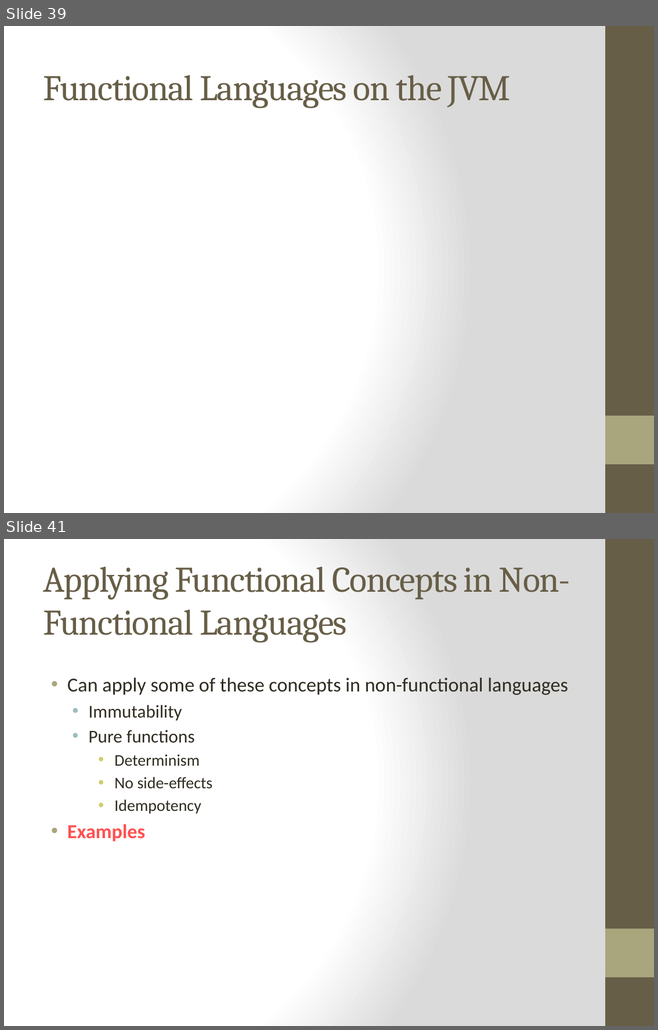
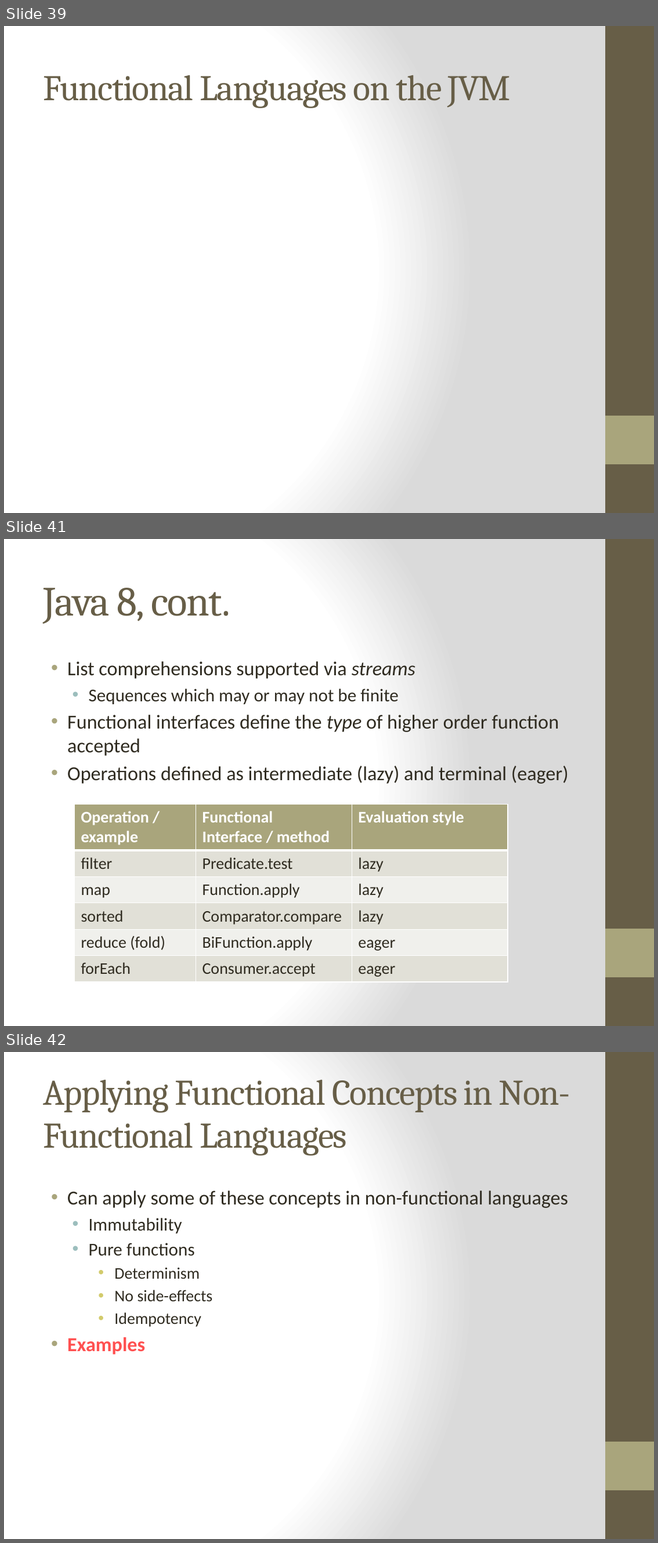
Before and after one commit to bjhartin/FoundationsOfFunctionalProgramming, a slide deck: FoundationsOfFunctionalProgramming.pptx. Shown one above the other, each under a label of ours: slides 39 and 41 before the commit, slides 39, 41 and 42 after it; the slides between them are not shown. The pictures are 658x1030 and 658x1543 pixels, drawn with LibreOffice and Linux fonts; fonts in the diff are those of the drawing. Boxes give left, top, right and bottom in pixels: in the first picture for what was removed or moved away, otherwise in the second. Text is boxed around its words. In the diff, an @@ line names an element or a change of style, - is before the commit and + after.

Commit message:
Brian: List comprehension examples for Java 8.

```diff
--- a/FoundationsOfFunctionalProgramming.pptx
+++ b/FoundationsOfFunctionalProgramming.pptx
@@ slide 41 added at bbox=[4, 539, 654, 1026], background gradient #FFFFFF to #DADADA; not listed: 2 template elements that a slide beside it also shows @@
@@ title added at bbox=[43, 588, 230, 624], 46 pt, text #675E47 @@
+Java 8, cont.
@@ text added at bbox=[67, 661, 568, 784], 22 pt, text #2F2B20 @@
+• List comprehensions supported via streams
+  • Sequences which may or may not be finite
+• Functional interfaces define the type of higher order function accepted
+• Operations defined as intermediate (lazy) and terminal (eager)
@@ table added at bbox=[74, 804, 507, 979], 6 rows, 3 columns @@
+Operation / example | Functional Interface / method | Evaluation style
+filter | Predicate.test | lazy
+map | Function.apply | lazy
+sorted | Comparator.compare | lazy
+reduce (fold) | BiFunction.apply | eager
+forEach | Consumer.accept | eager
@@ what was slide 41 is now slide 42 @@
```
Also in this commit, not shown: 1 slide changed, 1 other file.
